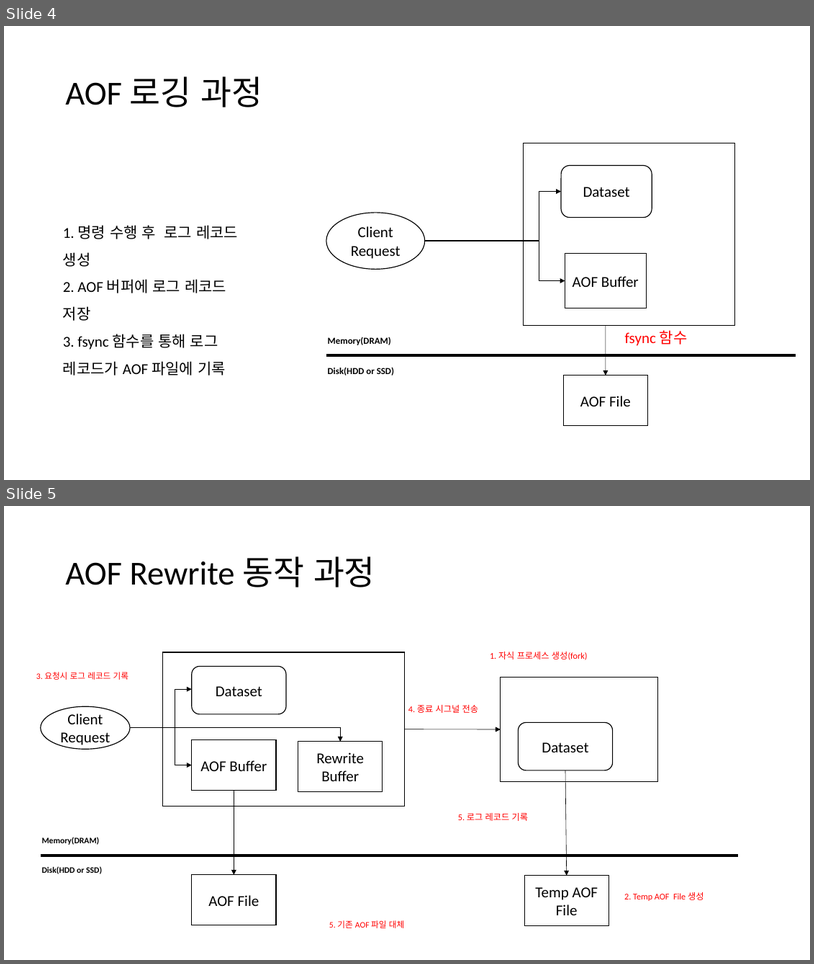
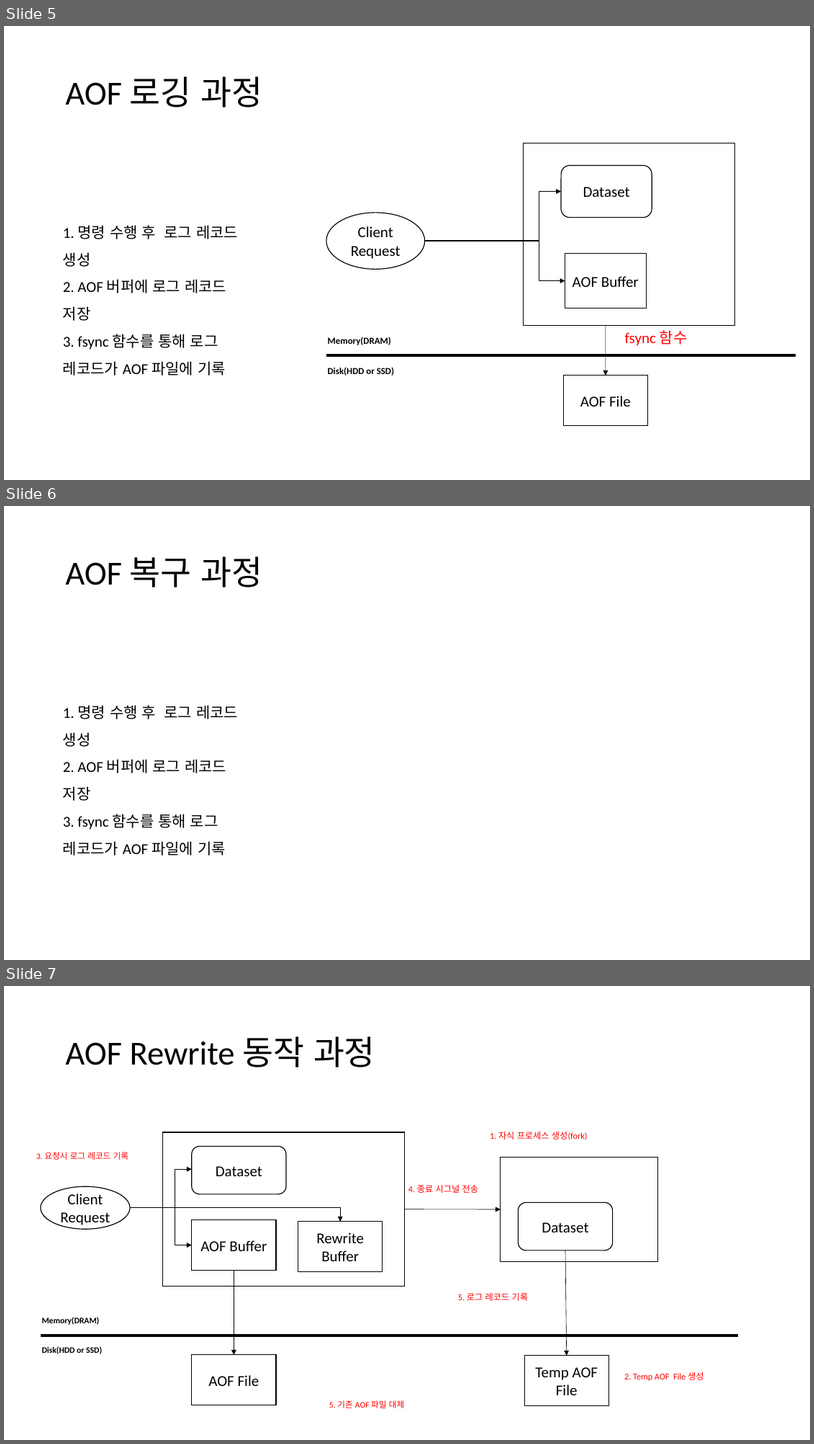
Before and after one commit to jsw166098/Redis, a slide deck: redis_01.pptx. Shown one above the other, each under a label of ours: slides 4 and 5 before the commit, slides 5, 6 and 7 after it. The pictures are 814x964 and 814x1444 pixels, drawn with LibreOffice and Linux fonts; fonts in the diff are those of the drawing. Boxes give left, top, right and bottom in pixels: in the first picture for what was removed or moved away, otherwise in the second. Text is boxed around its words. In the diff, an @@ line names an element or a change of style, - is before the commit and + after.

```diff
--- a/redis_01.pptx
+++ b/redis_01.pptx
@@ slide 6 added at bbox=[4, 506, 810, 960], background #FFFFFF @@
@@ title added at bbox=[65, 556, 262, 587], 40 pt, text #000000 @@
+AOF 복구 과정
@@ text added at bbox=[63, 705, 238, 855], 18 pt, text #000000 @@
+1. 명령 수행 후 로그 레코드 생성
+2. AOF 버퍼에 로그 레코드 저장
+3. fsync 함수를 통해 로그 레코드가 AOF 파일에 기록
@@ what was slide 4 is now slide 5 @@
@@ what was slide 5 is now slide 7 @@
```
Also in this commit, not shown: 2 slides changed, 1 other slide added, 5 other files.
